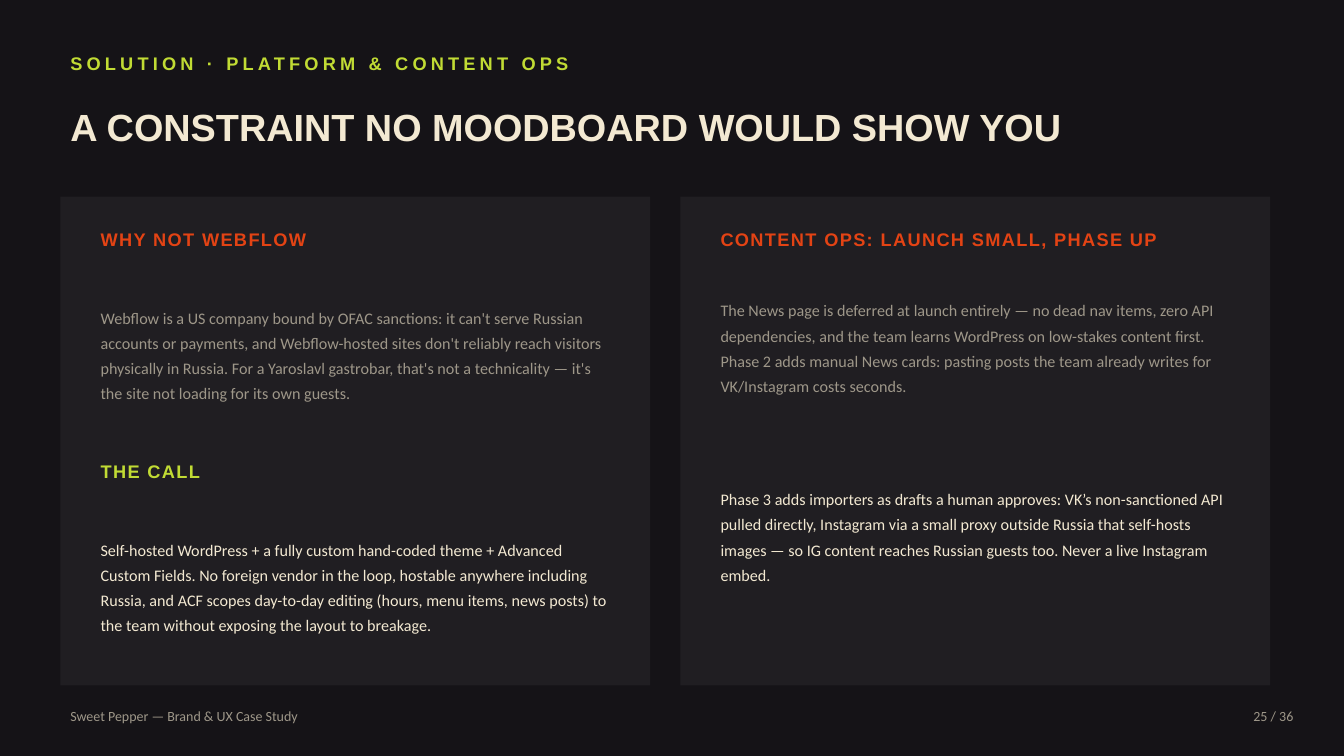
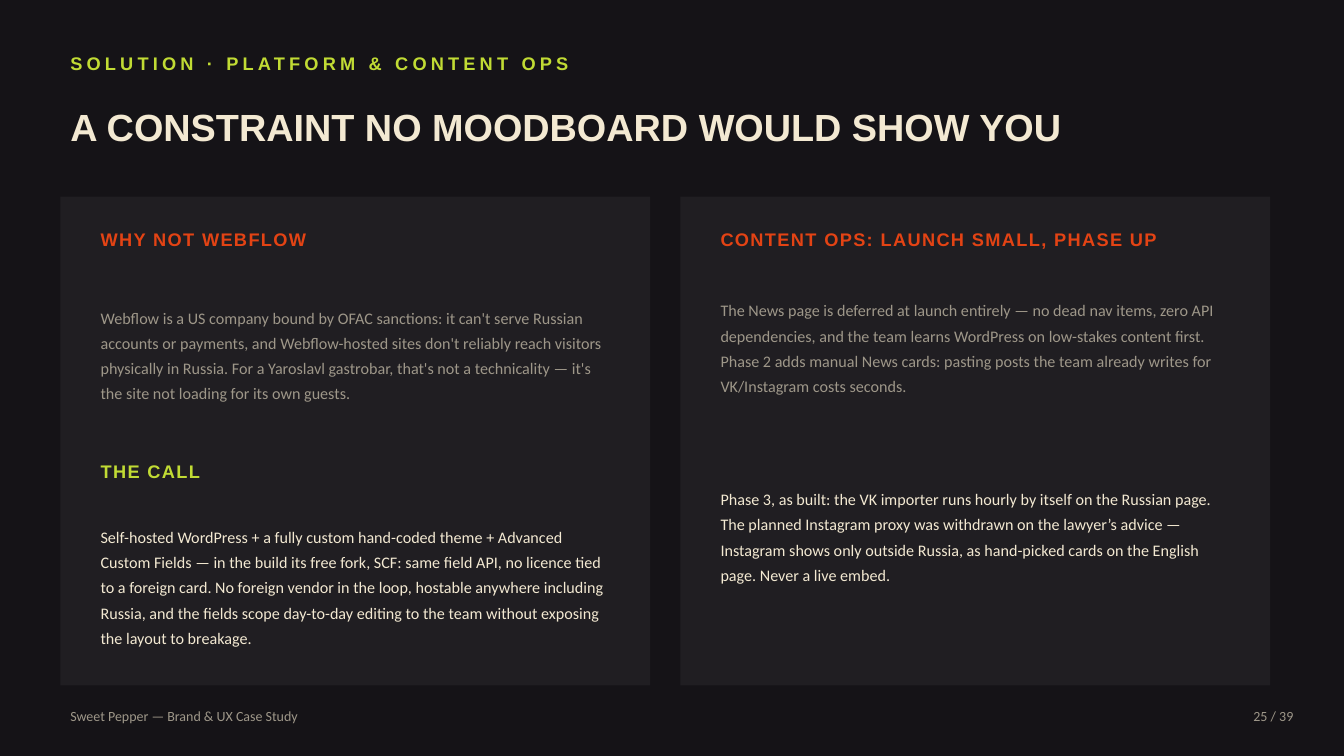
Before and after one commit to conceptly/sweet-pepper-bar, a slide deck: slide 25 of case-study/Sweet-Pepper-Case-Study.pptx. Drawn at 1344x756 pixels with LibreOffice and Linux fonts; fonts in the diff are those of the drawing. Boxes give left, top, right and bottom in pixels: in the first picture for what was removed or moved away, otherwise in the second. Text is boxed around its words. In the diff, an @@ line names an element or a change of style, - is before the commit and + after.

```diff
--- a/case-study/Sweet-Pepper-Case-Study.pptx
+++ b/case-study/Sweet-Pepper-Case-Study.pptx
@@ text at [721,494,1211,584]: text changed @@
-Phase 3 adds importers as drafts a human approves: VK’s non-sanctioned API pulled directly, Instagram via a small proxy outside Russia that self-hosts images — so IG content reaches Russian guests too. Never a live Instagram embed.
+Phase 3, as built: the VK importer runs hourly by itself on the Russian page. The planned Instagram proxy was withdrawn on the lawyer’s advice — Instagram shows only outside Russia, as hand-picked cards on the English page. Never a live embed.
@@ text at [101,532,603,647]: text changed @@
-Self-hosted WordPress + a fully custom hand-coded theme + Advanced Custom Fields. No foreign vendor in the loop, hostable anywhere including Russia, and ACF scopes day-to-day editing (hours, menu items, news posts) to the team without exposing the layout to breakage.
+Self-hosted WordPress + a fully custom hand-coded theme + Advanced Custom Fields — in the build its free fork, SCF: same field API, no licence tied to a foreign card. No foreign vendor in the loop, hostable anywhere including Russia, and the fields scope day-to-day editing to the team without exposing the layout to breakage.
@@ text at [1253,712,1293,721]: text changed @@
-25 / 36
+25 / 39
```
Also in this commit, not shown: 33 other slides changed, 3 slides added, 33 other files.
